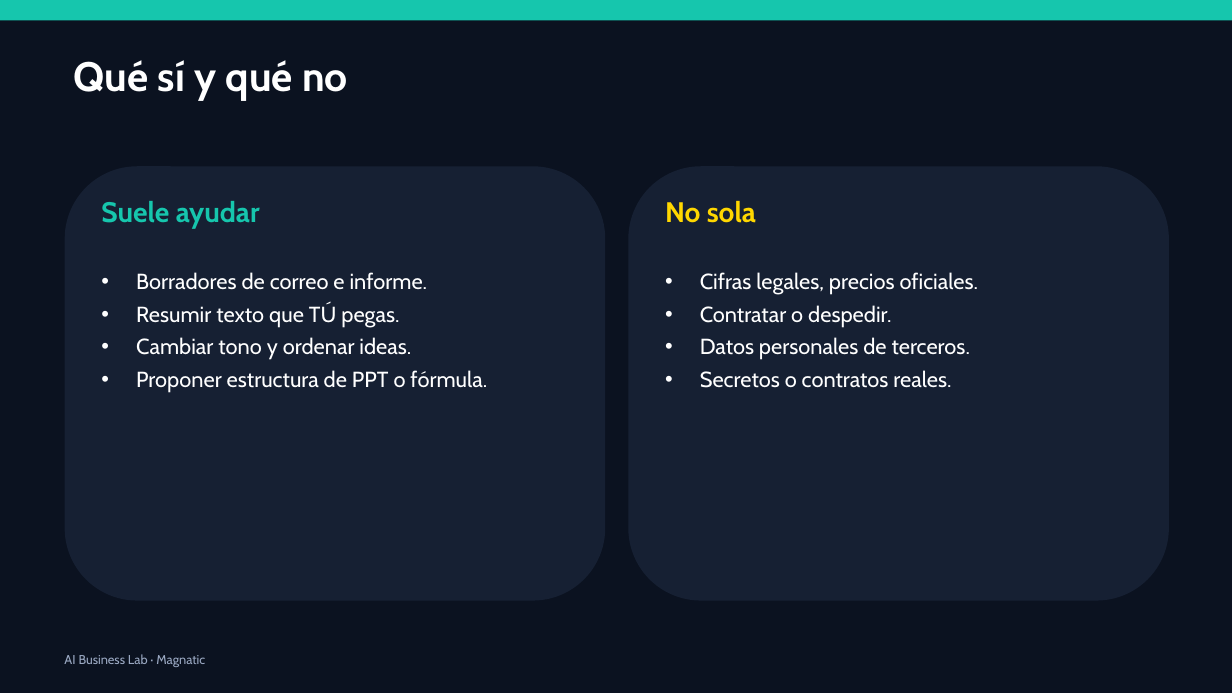
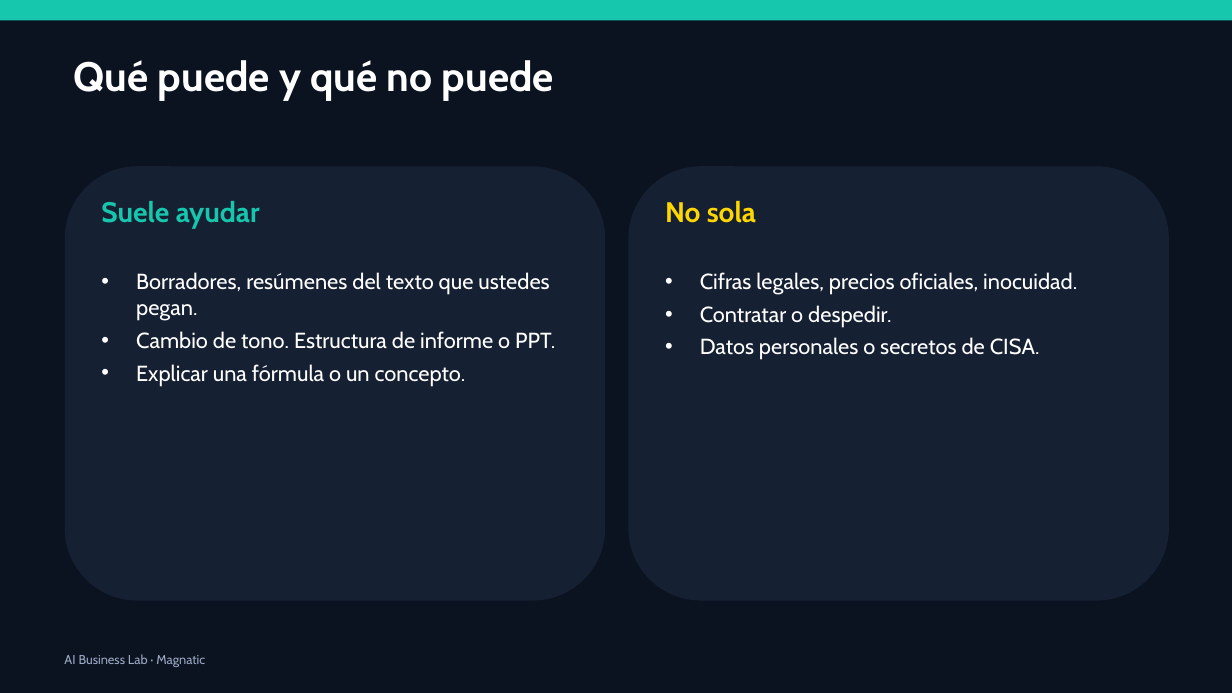
Before and after one commit to xander0408/CURSOS, a slide deck: slide 16 of AI-Business-Lab-Presentacion.pptx (slide 9 before the commit). Drawn at 1232x693 pixels with LibreOffice and Linux fonts; fonts in the diff are those of the drawing. Boxes give left, top, right and bottom in pixels: in the first picture for what was removed or moved away, otherwise in the second. Text is boxed around its words. In the diff, an @@ line names an element or a change of style, - is before the commit and + after.

```diff
--- a/AI-Business-Lab-Presentacion.pptx
+++ b/AI-Business-Lab-Presentacion.pptx
@@ text at (74,60,554,101): text changed @@
-Qué sí y qué no
+Qué puede y qué no puede
@@ text at (136,272,555,387): text changed @@
-• Borradores de correo e informe.
-• Resumir texto que TÚ pegas.
-• Cambiar tono y ordenar ideas.
-• Proponer estructura de PPT o fórmula.
+• Borradores, resúmenes del texto que ustedes pegan.
+• Cambio de tono. Estructura de informe o PPT.
+• Explicar una fórmula o un concepto.
@@ text at (700,272,1077,295): text changed @@
-• Cifras legales, precios oficiales.
+• Cifras legales, precios oficiales, inocuidad.
@@ text at (700,337,1040,360): text changed @@
-• Datos personales de terceros.
-• Secretos o contratos reales.
+• Datos personales o secretos de CISA.
```
Also in this commit, not shown: 29 other slides changed, 22 slides added, 8 slides removed, 1 other file.
